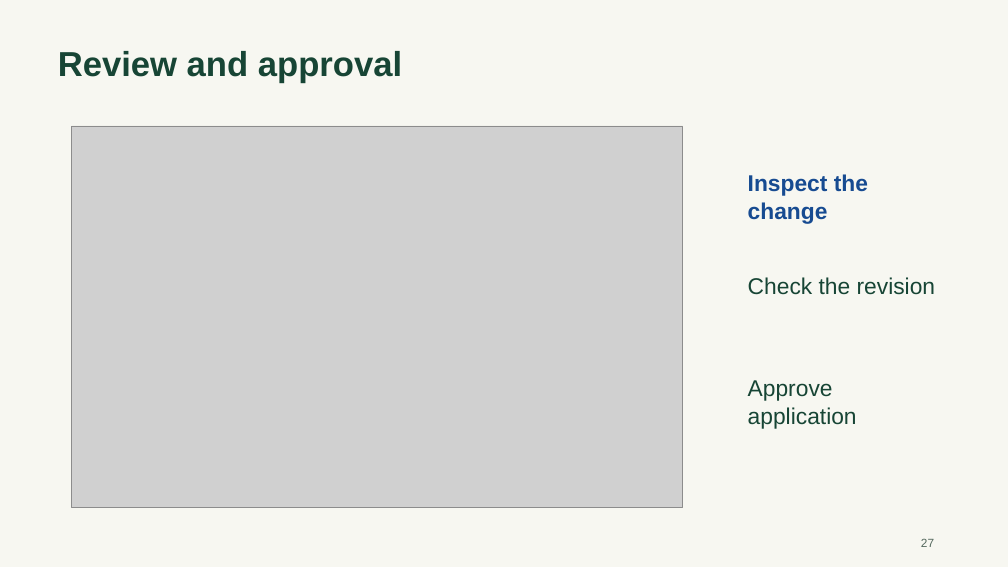
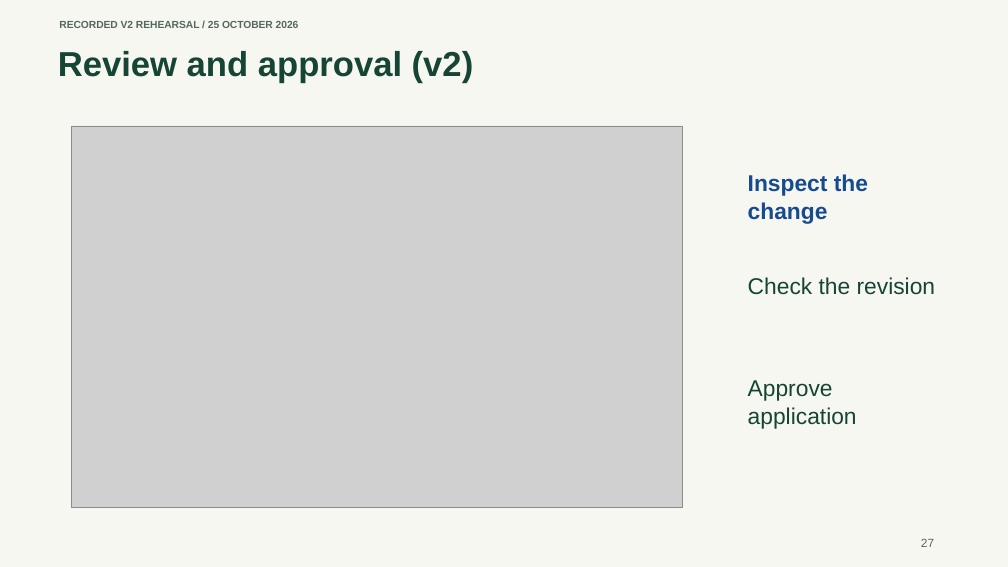
Before and after one commit to shubham-t/harness-lab, a slide deck: slide 27 of presentation/Agent-Harness-Workshop.pptx. Drawn at 1008x567 pixels with LibreOffice and Linux fonts; fonts in the diff are those of the drawing; grey boxes stand for pictures. Boxes give left, top, right and bottom in pixels: in the first picture for what was removed or moved away, otherwise in the second. Text is boxed around its words. In the diff, an @@ line names an element or a change of style, - is before the commit and + after.

Commit message:
Clarify live outcomes, harden rehearsal evaluation and record v3 evidence

```diff
--- a/presentation/Agent-Harness-Workshop.pptx
+++ b/presentation/Agent-Harness-Workshop.pptx
@@ text added at [59,21,299,28], 9.8 pt, text #54685D, bold @@
+RECORDED V2 REHEARSAL / 25 OCTOBER 2026
@@ text at [58,51,474,83]: text changed @@
-Review and approval
+Review and approval (v2)
```
Also in this commit, not shown: 12 other slides changed, 2 slides added, 45 other files.
